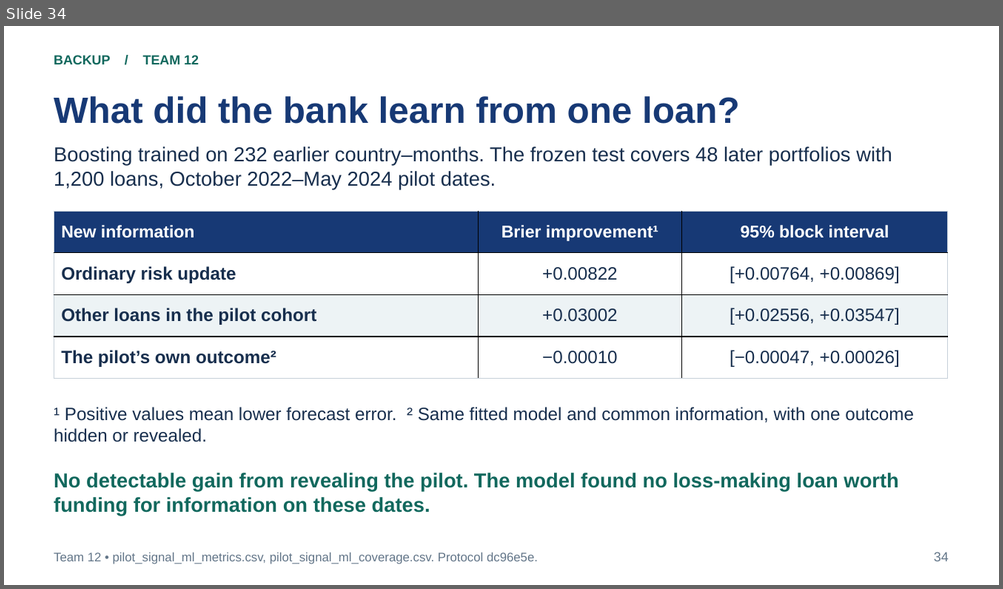
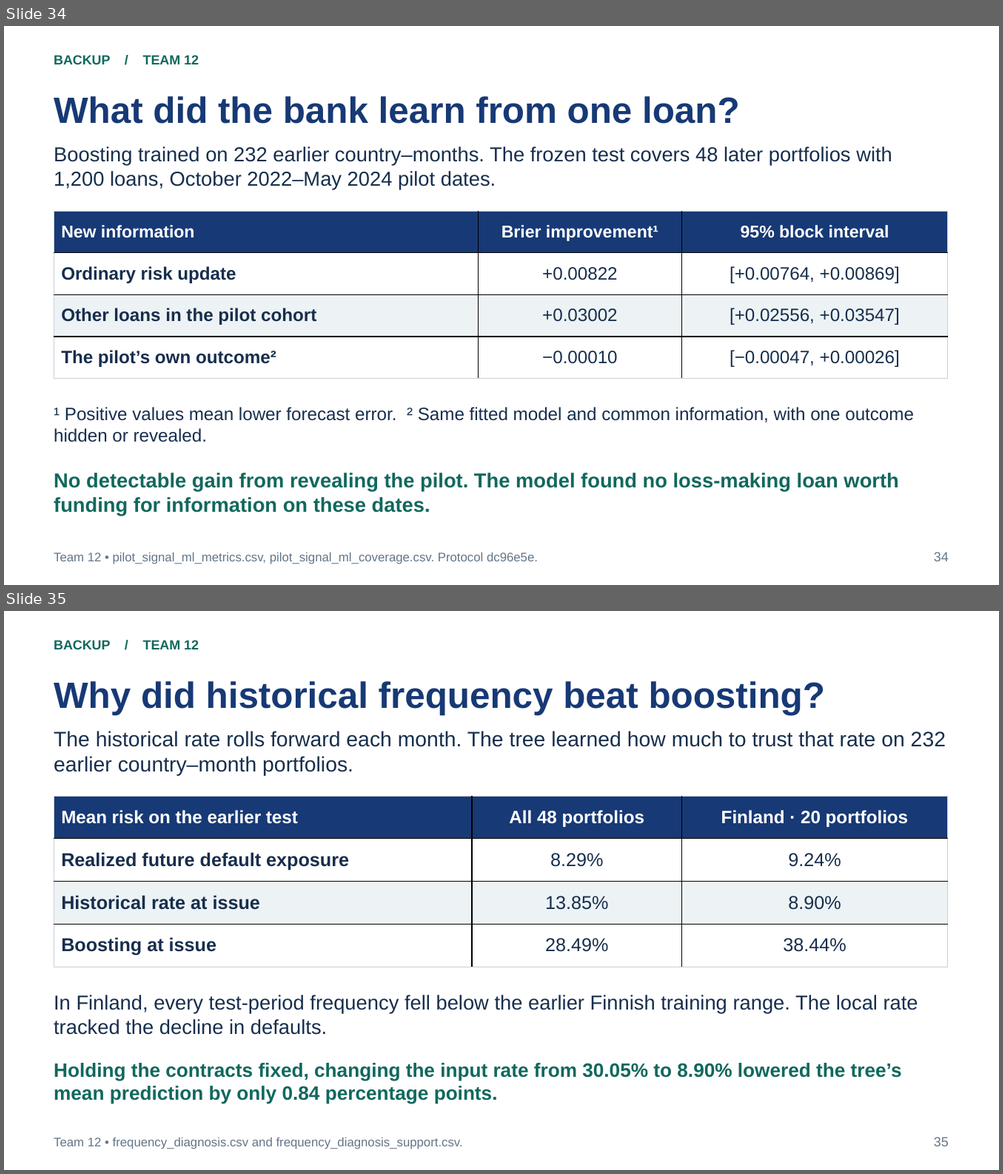
Before and after one commit to bigpurota/paper11, a slide deck: slides/paper11.pptx. Shown one above the other, each under a label of ours: slide 34 before the commit, slides 34 and 35 after it. The pictures are 1003x589 and 1003x1174 pixels, drawn with LibreOffice and Linux fonts; fonts in the diff are those of the drawing. Boxes give left, top, right and bottom in pixels: in the first picture for what was removed or moved away, otherwise in the second. Text is boxed around its words. In the diff, an @@ line names an element or a change of style, - is before the commit and + after.

Commit message:
Explain the frequency advantage and test anchored lending decisions on the final mature vintages

```diff
--- a/slides/paper11.pptx
+++ b/slides/paper11.pptx
@@ slide 35 added at [4, 611, 999, 1170], background #FFFFFF @@
@@ text added at [54, 640, 199, 649], 12.8 pt, text #11685D, bold @@
+BACKUP / TEAM 12
@@ text added at [54, 681, 825, 715], 35.2 pt, text #173975, bold @@
+Why did historical frequency beat boosting?
@@ text added at [54, 731, 945, 776], 20.2 pt, text #172E4D @@
+The historical rate rolls forward each month. The tree learned how much to trust that rate on 232 earlier country–month portfolios.
@@ table added at [54, 796, 947, 967], 4 rows, 3 columns @@
+Mean risk on the earlier test | All 48 portfolios | Finland · 20 portfolios
+Realized future default exposure | 8.29% | 9.24%
+Historical rate at issue | 13.85% | 8.90%
+Boosting at issue | 28.49% | 38.44%
@@ text added at [54, 995, 918, 1035], 19.5 pt, text #172E4D @@
+In Finland, every test-period frequency fell below the earlier Finnish training range. The local rate tracked the decline in defaults.
@@ text added at [54, 1063, 902, 1105], 18.8 pt, text #11685D, bold @@
+Holding the contracts fixed, changing the input rate from 30.05% to 8.90% lowered the tree’s mean prediction by only 0.84 percentage points.
@@ text added at [54, 1138, 463, 1150], 12 pt, text #627588 @@
+Team 12 • frequency_diagnosis.csv and frequency_diagnosis_support.csv.
@@ text added at [933, 1137, 948, 1147], 12.8 pt, text #627588 @@
+35
```
Also in this commit, not shown: 1 other slide added, 38 other files.
